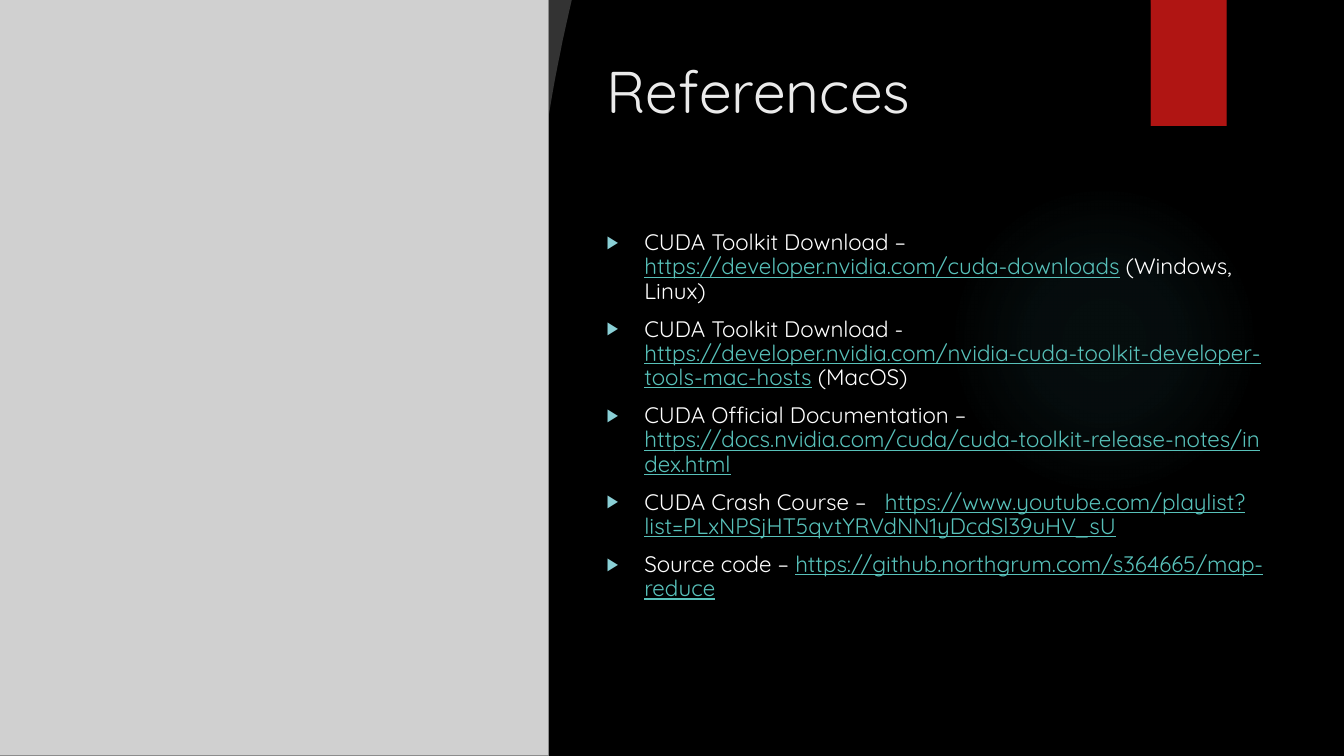
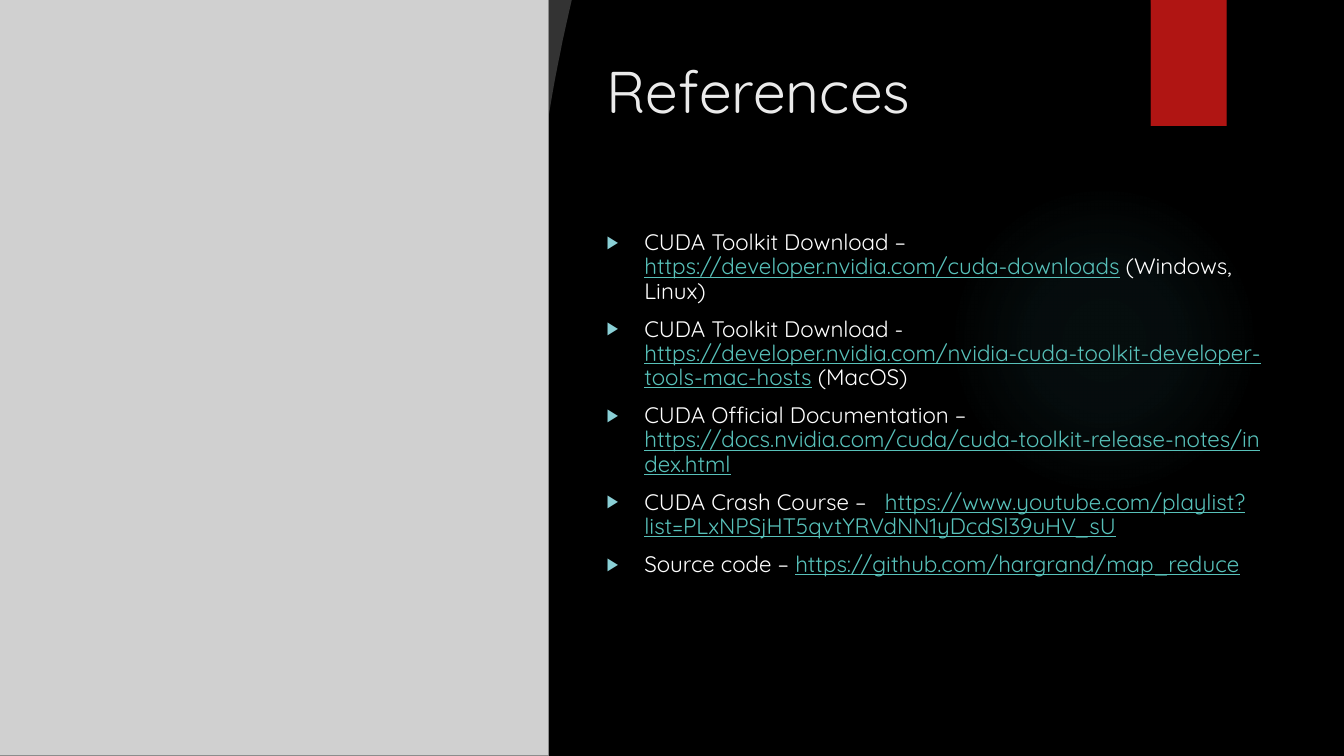
Before and after one commit to hargrand/map_reduce, a slide deck: slide 25 of docs/Map Reduce.pptx. Drawn at 1344x756 pixels with LibreOffice and Linux fonts; fonts in the diff are those of the drawing; grey boxes stand for pictures; background and template pictures are left out. Boxes give left, top, right and bottom in pixels: in the first picture for what was removed or moved away, otherwise in the second. Text is boxed around its words. In the diff, an @@ line names an element or a change of style, - is before the commit and + after.

Commit message:
Updated slide deck

```diff
--- a/docs/Map Reduce.pptx
+++ b/docs/Map Reduce.pptx
@@ text at <box>644,554,1239,577</box>: text changed @@
-▶ Source code – https://github.northgrum.com/s364665/map-reduce
+▶ Source code – https://github.com/hargrand/map_reduce
```
Also in this commit, not shown: 2 other slides changed.
